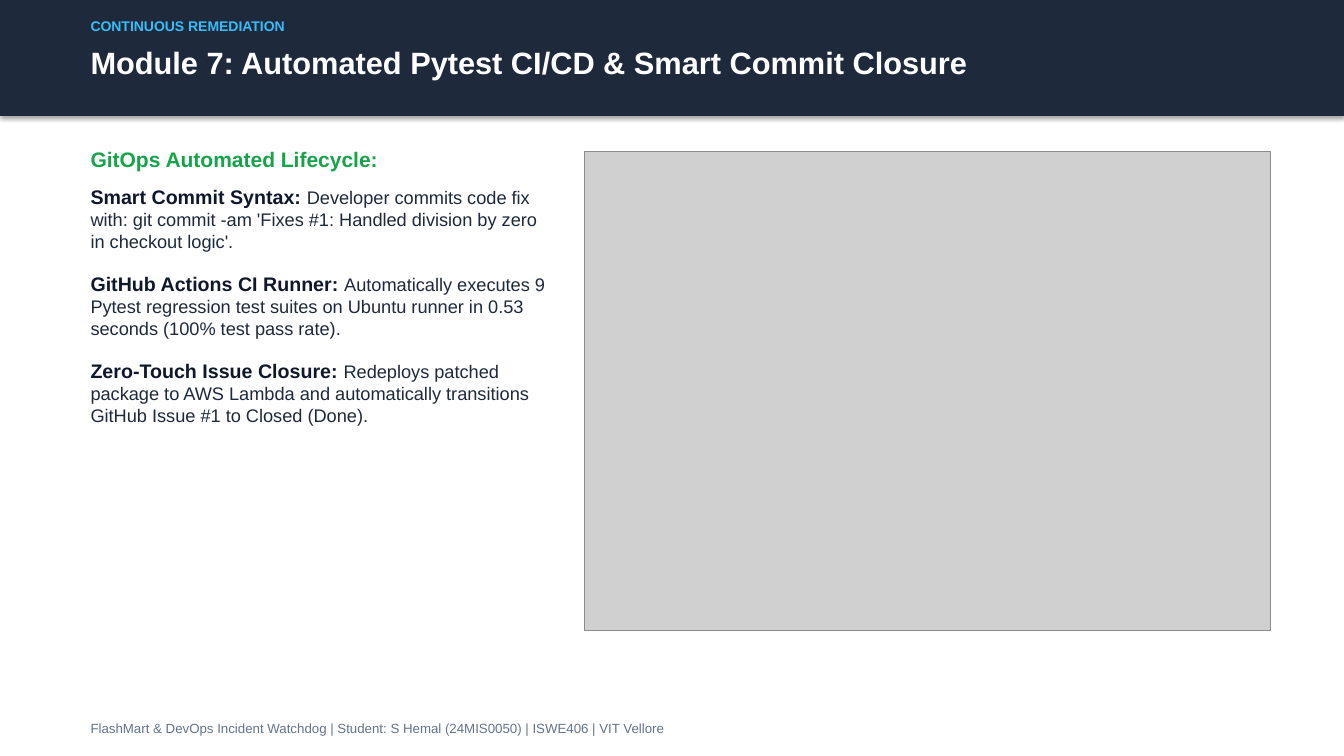
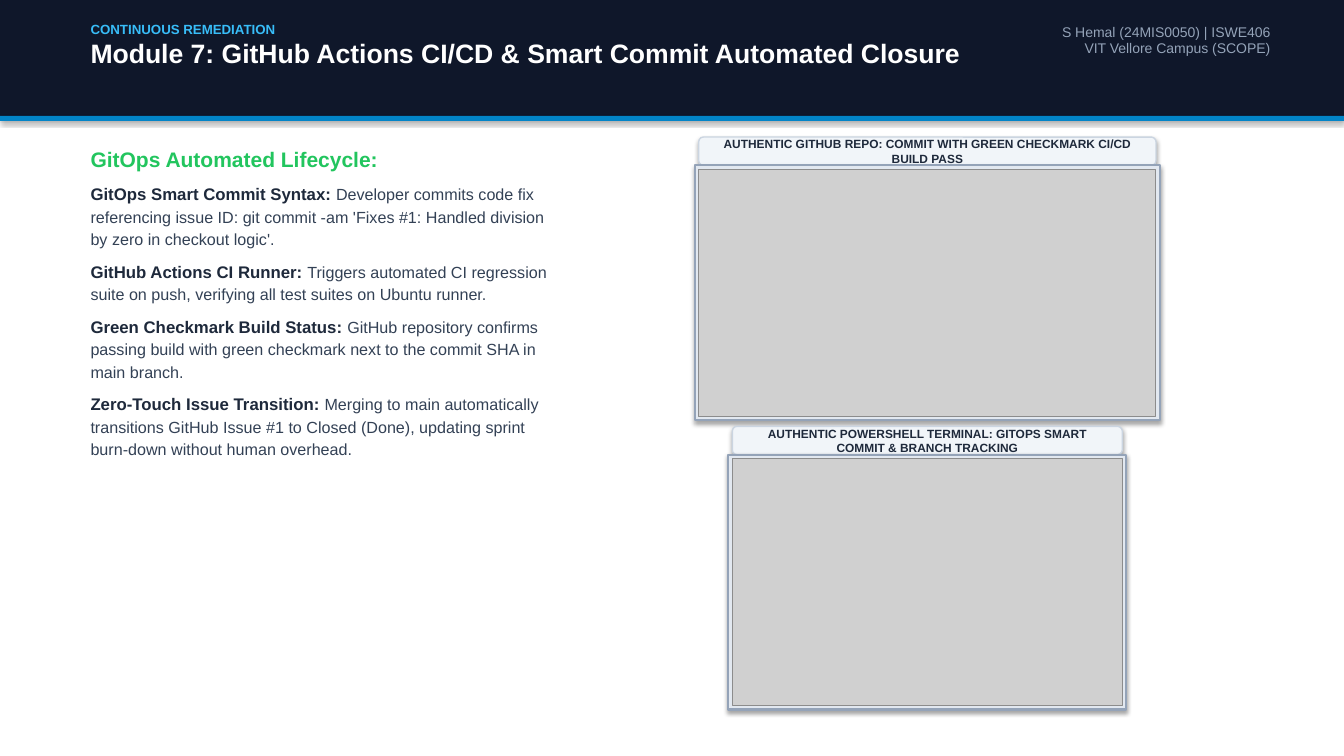
Before and after one commit to hemalexe/devopss-incident-watchdog, a slide deck: slide 12 of FlashMart_Incident_Watchdog_Application_Guide.pptx (slide 10 before the commit). Drawn at 1344x756 pixels with LibreOffice and Linux fonts; fonts in the diff are those of the drawing; grey boxes stand for pictures. Boxes give left, top, right and bottom in pixels: in the first picture for what was removed or moved away, otherwise in the second. Text is boxed around its words. In the diff, an @@ line names an element or a change of style, - is before the commit and + after.

Commit message:
feat(presentation): replace synthetic mockups with authentic outputs from AWS S3, GitHub, live app, and terminal

```diff
--- a/FlashMart_Incident_Watchdog_Application_Guide.pptx
+++ b/FlashMart_Incident_Watchdog_Application_Guide.pptx
@@ rectangle at [0,0,1344,116]: fill #1E293B to #0F172A @@
@@ text at [91,24,960,64]: text changed; size 22 to 19 pt @@
-Module 7: Automated Pytest CI/CD & Smart Commit Closure
+CONTINUOUS REMEDIATION
+Module 7: GitHub Actions CI/CD & Smart Commit Automated Closure
@@ text removed at [91,21,285,31] @@
-CONTINUOUS REMEDIATION
@@ text at [1062,27,1270,56]: text changed; size 9.5 to 10 pt; text colour #64748B to #94A3B8 @@
-FlashMart & DevOps Incident Watchdog | Student: S Hemal (24MIS0050) | ISWE406 | VIT Vellore
+S Hemal (24MIS0050) | ISWE406
+VIT Vellore Campus (SCOPE)
@@ rectangle added at [0,116,1344,121], fill #0284C7 @@
@@ rounded rectangle added at [699,137,1156,165], fill #F1F5F9, outline #CBD5E1 1 pt, 8.5 pt, text #1E293B, bold @@
+AUTHENTIC GITHUB REPO: COMMIT WITH GREEN CHECKMARK CI/CD BUILD PASS
@@ text at [91,151,378,171]: text colour #16A34A to #22C55E in "GitOps Automated Lifecycle:" @@
@@ picture removed at [585,151,1270,631] @@
@@ rectangle added at [695,165,1160,420], fill #E2E8F0, outline #94A3B8 1.5 pt @@
@@ picture added at [699,169,1156,416] @@
@@ text at [91,188,547,455]: text changed; size 13 to 11.5 pt; text colour #1E293B to #334155 @@
-Smart Commit Syntax: Developer commits code fix with: git commit -am 'Fixes #1: Handled division by zero in checkout logic'.
-GitHub Actions CI Runner: Automatically executes 9 Pytest regression test suites on Ubuntu runner in 0.53 seconds (100% test pass rate).
-Zero-Touch Issue Closure: Redeploys patched package to AWS Lambda and automatically transitions GitHub Issue #1 to Closed (Done).
+GitOps Smart Commit Syntax: Developer commits code fix referencing issue ID: git commit -am 'Fixes #1: Handled division by zero in checkout logic'.
+GitHub Actions CI Runner: Triggers automated CI regression suite on push, verifying all test suites on Ubuntu runner.
+Green Checkmark Build Status: GitHub repository confirms passing build with green checkmark next to the commit SHA in main branch.
+Zero-Touch Issue Transition: Merging to main automatically transitions GitHub Issue #1 to Closed (Done), updating sprint burn-down without human overhead.
@@ rounded rectangle added at [733,426,1123,455], fill #F1F5F9, outline #CBD5E1 1 pt, 8.5 pt, text #1E293B, bold @@
+AUTHENTIC POWERSHELL TERMINAL: GITOPS SMART COMMIT & BRANCH TRACKING
@@ rectangle added at [729,455,1127,710], fill #E2E8F0, outline #94A3B8 1.5 pt @@
@@ picture added at [733,459,1123,706] @@
```
Also in this commit, not shown: 8 other slides changed, 7 slides added, 5 slides removed, 22 other files.
